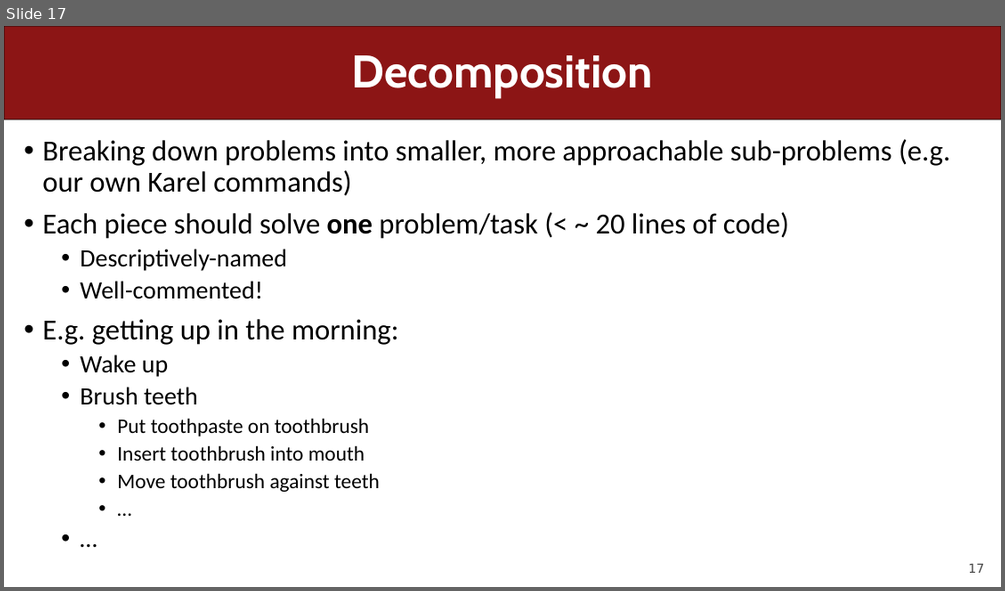
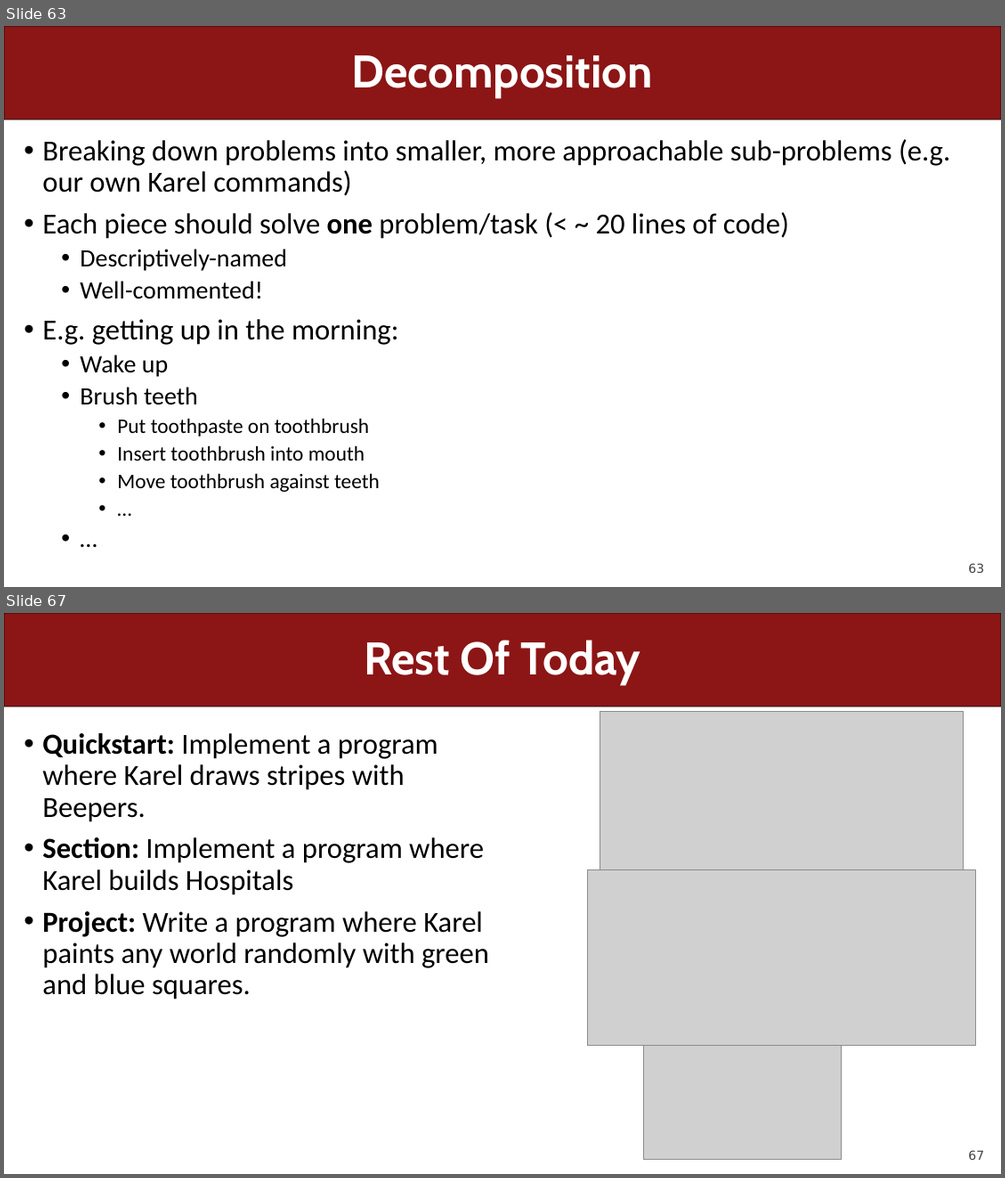
Before and after one commit to csbridge/csbridge2020, a slide deck: docs/slides/Lecture3.pptx. Shown one above the other, each under a label of ours: slide 17 before the commit, slides 63 and 67 after it; the slides between them are not shown. The pictures are 1005x591 and 1005x1178 pixels, drawn with LibreOffice and Linux fonts; fonts in the diff are those of the drawing; grey boxes stand for pictures. Boxes give left, top, right and bottom in pixels: in the first picture for what was removed or moved away, otherwise in the second. Text is boxed around its words. In the diff, an @@ line names an element or a change of style, - is before the commit and + after.

```diff
--- a/docs/slides/Lecture3.pptx
+++ b/docs/slides/Lecture3.pptx
@@ slide 67 added at [4,613,1001,1174], background #FFFFFF; not listed: 2 template elements that a slide beside it also shows @@
@@ title added at [364,640,641,684], 44 pt, text #FFFFFF, bold @@
+Rest Of Today
@@ picture added at [600,712,963,869] @@
@@ text added at [42,733,489,999], 28 pt, text #000000 @@
+• Quickstart: Implement a program where Karel draws stripes with Beepers.
+• Section: Implement a program where Karel builds Hospitals
+• Project: Write a program where Karel paints any world randomly with green and blue squares.
@@ picture added at [587,869,975,1046] @@
@@ picture added at [643,1035,841,1159] @@
@@ what was slide 17 is now slide 63 @@
@@ page number at [968,563,984,572]: text changed @@
-17
+63
```
Also in this commit, not shown: 3 slides changed, 49 other slides added, 2 other files.
